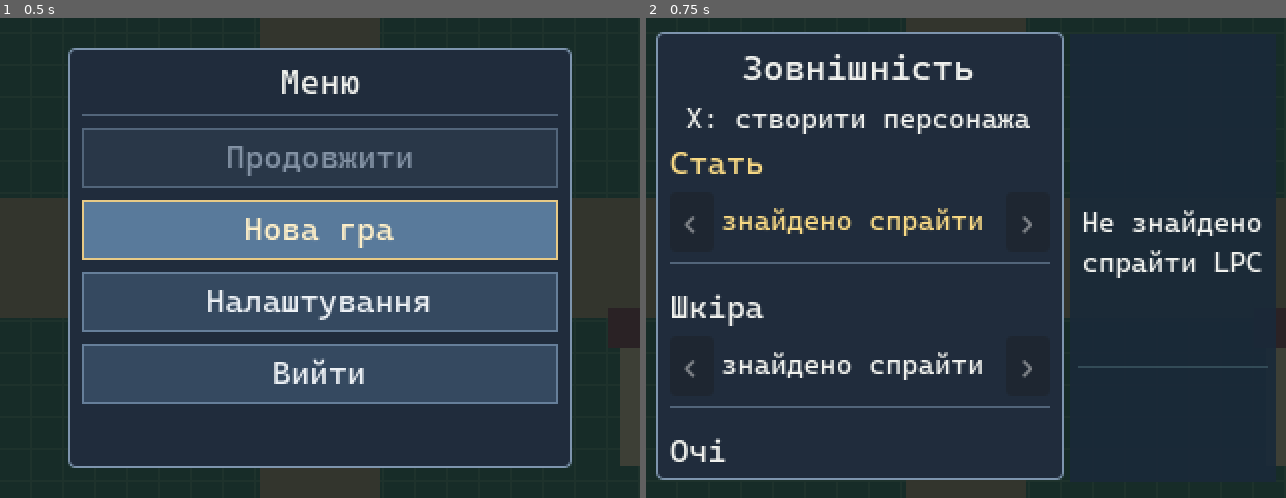
Above: before the commit, frames 1-2 (left to right).
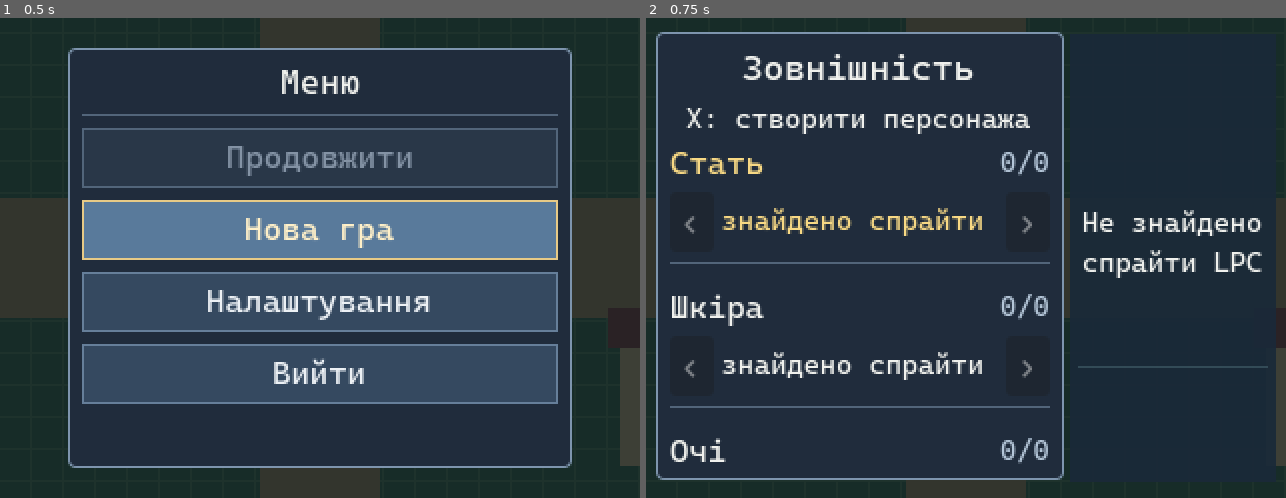
Above: after the commit, the same moments.

Repository: PylSerg/skyval-godot
Game: Godot game, scene res://prototype/camera_test.tscn
Same seed, same stepped clock (60 frames per second), same inputs: the game is played once before the commit and once after it.
Inputs:
- Up to frame 1 (0.5 s): no input
- Up to frame 2 (0.75 s): click "Нова гра" at 0.5 s

Frame 1 is identical in both runs. In frame 2, 0.5% of the frame differs, in the area x 55-63%, y 27-93%.

Commit message:
Bound creator and backpack navigation and display right-aligned current/total option counters

Diff:
--- a/ui/character_creator.gd
+++ b/ui/character_creator.gd
@@ -46,6 +46,7 @@
 var _page_tween: Tween
 var _row_labels: Array[Label] = []
 var _row_values: Array[Label] = []
+var _row_counters: Dictionary = {}
 var _row_scroll: ScrollContainer
 var _page_clip: Control
 var _action_hint: Label
@@ -221,10 +222,10 @@
                 _show_confirmation()
         JOY_BUTTON_LEFT_SHOULDER:
             if not appearance_window:
-                _set_tab(posmod(_active_tab - 1, BACKPACK_TABS.size()))
+                _set_tab(_active_tab - 1)
         JOY_BUTTON_RIGHT_SHOULDER:
             if not appearance_window:
-                _set_tab(posmod(_active_tab + 1, BACKPACK_TABS.size()))
+                _set_tab(_active_tab + 1)
         JOY_BUTTON_DPAD_UP:
             _move_selection(-1)
         JOY_BUTTON_DPAD_DOWN:
@@ -300,7 +301,12 @@
     var option_count: int = _current_fields().size()
     if option_count == 0:
         return
-    _selected_index = posmod(_selected_index + amount, option_count)
+    # Row navigation is bounded. Cyclic movement belongs only to item
+    # variants inside gear selectors, not to menus or parameter lists.
+    var next_index: int = clampi(_selected_index + amount, 0, option_count - 1)
+    if next_index == _selected_index:
+        return
+    _selected_index = next_index
     _update_row_highlight()
     _reveal_selected_row()
 
@@ -725,6 +731,7 @@
 func _rebuild_rows() -> void:
     _value_labels.clear()
     _field_arrows.clear()
+    _row_counters.clear()
     _row_labels.clear()
     _row_values.clear()
     for child in _rows.get_children():
@@ -756,11 +763,26 @@
         field_box.add_theme_constant_override("separation", FIELD_INNER_SPACING)
         _rows.add_child(field_box)
 
+        # A right-aligned 1/N indicator shares the heading line with
+        # the field name; both remain at least 14px at 320x240.
+        var heading_row := HBoxContainer.new()
+        heading_row.add_theme_constant_override("separation", 2)
+        field_box.add_child(heading_row)
+
         var name_label := _label(16)
         name_label.text = _tr("field." + key)
         name_label.custom_minimum_size.y = 17
-        field_box.add_child(name_label)
+        name_label.size_flags_horizontal = Control.SIZE_EXPAND_FILL
+        heading_row.add_child(name_label)
         _row_labels.append(name_label)
+
+        var counter_label := _label(MIN_UI_FONT_SIZE)
+        counter_label.custom_minimum_size.x = 49
+        counter_label.horizontal_alignment = HORIZONTAL_ALIGNMENT_RIGHT
+        counter_label.add_theme_color_override("font_color", Color("#b5c7d9"))
+        counter_label.text = _field_counter(key)
+        heading_row.add_child(counter_label)
+        _row_counters[key] = counter_label
 
         var choice_row := HBoxContainer.new()
         choice_row.custom_minimum_size.y = 21
@@ -770,7 +792,7 @@
         var previous := _button()
         previous.text = _tr("ui.previous")
         previous.custom_minimum_size = Vector2(22, 21)
-        previous.disabled = not avatar.has_lpc_character() or (not appearance_window and not _can_change_clothing_field(key))
+        previous.disabled = not _can_adjust_field(key, -1)
         choice_row.add_child(previous)
         previous.pressed.connect(_adjust.bind(key, -1, index))
 
@@ -786,7 +808,7 @@
         var following := _button()
         following.text = _tr("ui.next")
         following.custom_minimum_size = Vector2(22, 21)
-        following.disabled = not avatar.has_lpc_character() or (not appearance_window and not _can_change_clothing_field(key))
+        following.disabled = not _can_adjust_field(key, 1)
         choice_row.add_child(following)
         following.pressed.connect(_adjust.bind(key, 1, index))
         _field_arrows[key] = [previous, following]
@@ -838,16 +860,20 @@
 func _refresh_options() -> void:
     # Refresh live labels rather than rebuilding rows, preserving button focus.
     for option_key in _value_labels.keys():
+        var key: String = str(option_key)
         var field_label: Label = _value_labels[option_key] as Label
         if is_instance_valid(field_label):
-            field_label.text = _localized_value(str(option_key))
-        if not appearance_window and _field_arrows.has(option_key):
-            var allow_change: bool = avatar.has_lpc_character() and _can_change_clothing_field(str(option_key))
+            field_label.text = _localized_value(key)
+        if _row_counters.has(option_key):
+            var counter: Label = _row_counters[option_key] as Label
+            if is_instance_valid(counter):
+                counter.text = _field_counter(key)
+        if _field_arrows.has(option_key):
             var arrows: Array = _field_arrows[option_key]
-            for arrow in arrows:
-                var button: Button = arrow as Button
+            for index in range(arrows.size()):
+                var button: Button = arrows[index] as Button
                 if is_instance_valid(button):
-                    button.disabled = not allow_change
+                    button.disabled = not _can_adjust_field(key, -1 if index == 0 else 1)
     _preview.queue_redraw()
     _refresh_armor_status()
 
@@ -891,6 +917,33 @@
         _refresh_options()
 
 
+func _field_counter(key: String) -> String:
+    if not avatar.has_lpc_character():
+        return "0/0"
+    var choices: Array[String] = []
+    var chosen: String = ""
+    if appearance_window:
+        choices = avatar.get_lpc_option_choices(key)
+        chosen = avatar.get_lpc_option(key)
+    elif _inventory != null:
+        choices = _inventory.call("get_field_choices", key)
+        chosen = str(_inventory.call("get_equipped", _clothing_slot(key)))
+    if choices.is_empty():
+        return "0/0"
+    var index: int = choices.find(chosen)
+    return "%d/%d" % [index + 1 if index >= 0 else 0, choices.size()]
+
+
+func _can_adjust_field(key: String, direction: int) -> bool:
+    if not avatar.has_lpc_character():
+        return false
+    if not appearance_window:
+        return _can_change_clothing_field(key)
+    var choices: Array[String] = avatar.get_lpc_option_choices(key)
+    var index: int = choices.find(avatar.get_lpc_option(key))
+    return index >= 0 and index + direction >= 0 and index + direction < choices.size()
+
+
 func _clothing_slot(key: String) -> String:
     if key.begins_with("shirt_"):
         return "shirt"
